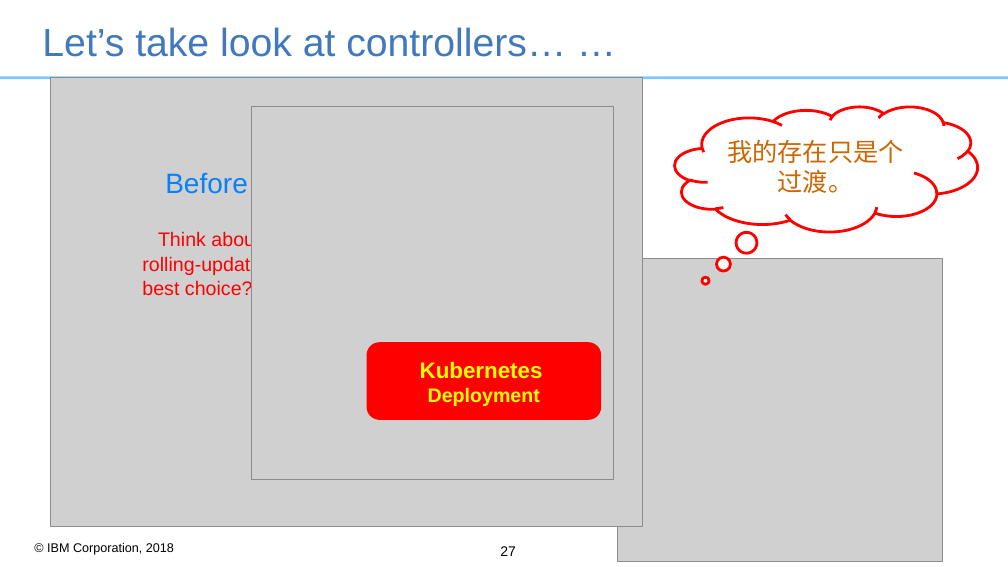
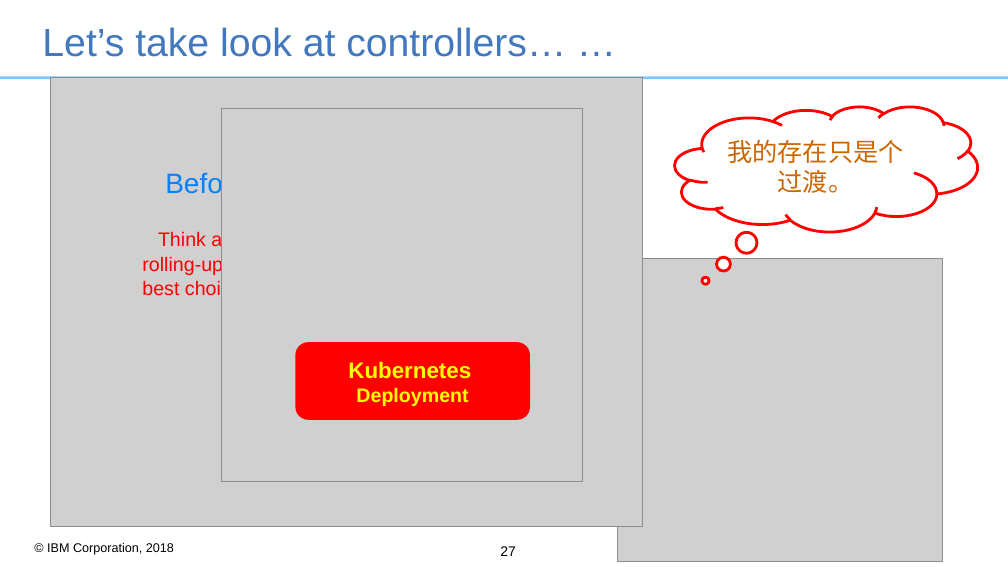
Before and after one commit to RocketsFang/k8s_concepts, a slide deck: slide 27 of ppt/k8s-basic-resources.ppt. Drawn at 1008x567 pixels with LibreOffice and Linux fonts; fonts in the diff are those of the drawing; grey boxes stand for pictures; background and template pictures are left out. Boxes give left, top, right and bottom in pixels: in the first picture for what was removed or moved away, otherwise in the second. Text is boxed around its words. In the diff, an @@ line names an element or a change of style, - is before the commit and + after.

```diff
--- a/ppt/k8s-basic-resources.ppt
+++ b/ppt/k8s-basic-resources.ppt
@@ picture: place and size @@
-picture at box(252, 107, 614, 480)
+picture at box(222, 109, 584, 482)
@@ rounded rectangle "Kubernetes Deployment": place and size @@
-rounded rectangle "Kubernetes Deployment" at box(367, 343, 602, 420)
+rounded rectangle "Kubernetes Deployment" at box(295, 343, 530, 420)
```
Also in this commit, not shown: 5 other slides changed, 3 slides added, 1 slide removed.
